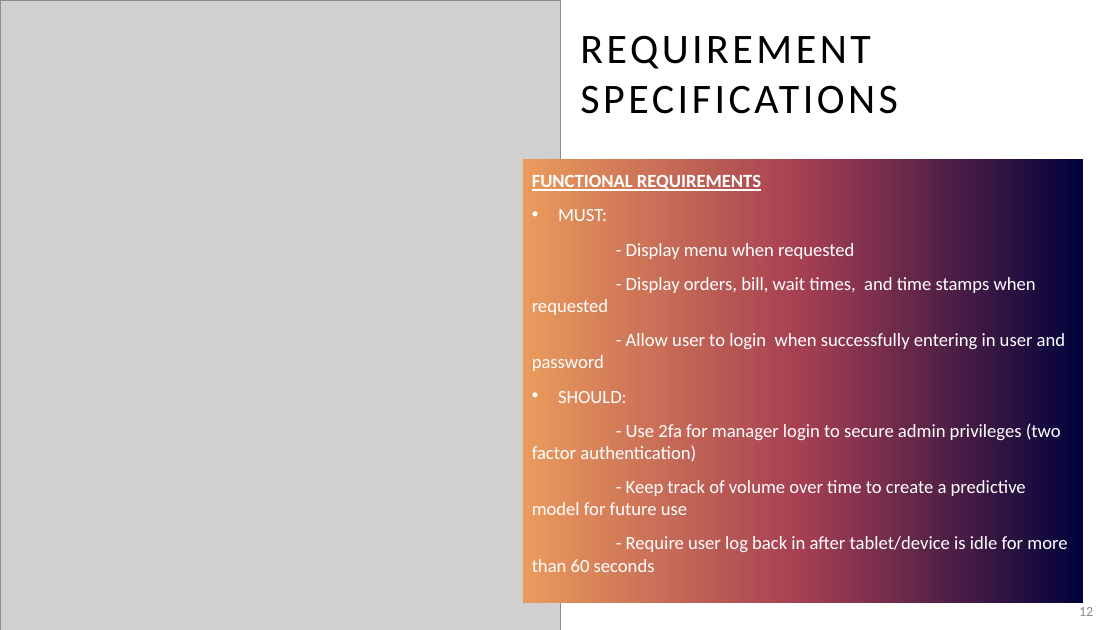
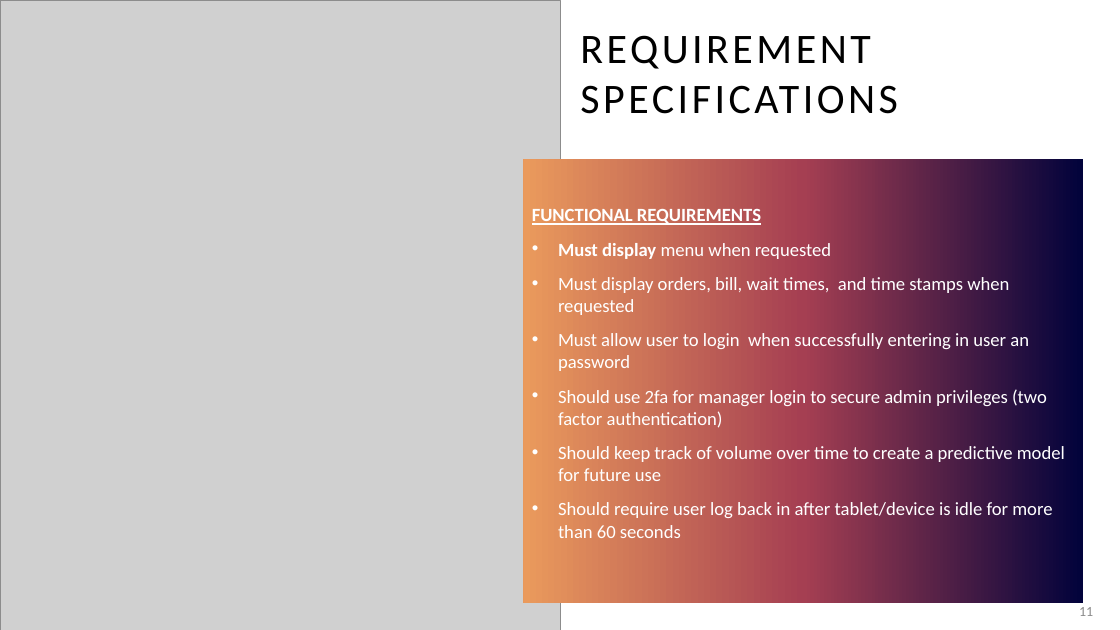
Before and after one commit to KL-3/CentRes, a slide deck: slide 11 of CentRes.pptx (slide 12 before the commit). Drawn at 1120x630 pixels with LibreOffice and Linux fonts; fonts in the diff are those of the drawing; grey boxes stand for pictures. Boxes give left, top, right and bottom in pixels: in the first picture for what was removed or moved away, otherwise in the second. Text is boxed around its words. In the diff, an @@ line names an element or a change of style, - is before the commit and + after.

```diff
--- a/CentRes.pptx
+++ b/CentRes.pptx
@@ text at (558, 243, 1065, 538): text changed @@
-• MUST:
-- Display menu when requested
-- Display orders, bill, wait times, and time stamps when requested
-- Allow user to login when successfully entering in user and password
-• SHOULD:
-- Use 2fa for manager login to secure admin privileges (two factor authentication)
-- Keep track of volume over time to create a predictive model for future use
-- Require user log back in after tablet/device is idle for more than 60 seconds
+• Must display menu when requested
+• Must display orders, bill, wait times, and time stamps when requested
+• Must allow user to login when successfully entering in user an password
+• Should use 2fa for manager login to secure admin privileges (two factor authentication)
+• Should keep track of volume over time to create a predictive model for future use
+• Should require user log back in after tablet/device is idle for more than 60 seconds
@@ page number at (1079, 607, 1093, 616): text changed @@
-12
+11
```
Also in this commit, not shown: 13 other slides changed, 1 slide removed.
